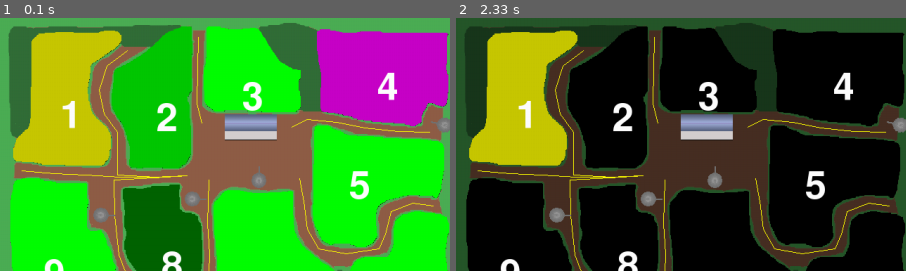
Above: before the commit, frames 1-2 (left to right).
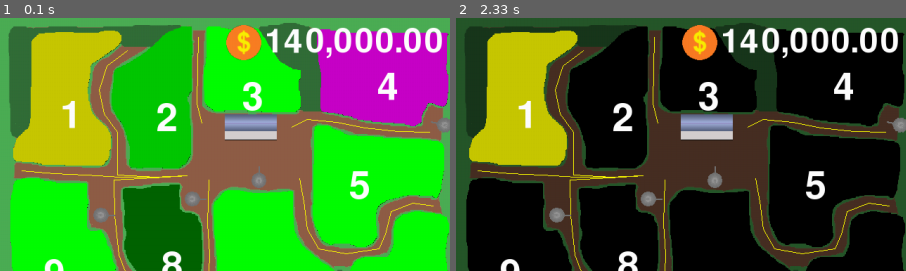
Above: after the commit, the same moments.

Repository: CaptainDeathead/Farm-CEO-ng
Game: pygame game, started from game/main.py
Same seed, same stepped clock (60 frames per second), same inputs: the game is played once before the commit and once after it.
Inputs (mouse positions are % of the whole screen's width and height, from its top left):
- Up to frame 1 (0.1 s): no input
- Up to frame 2 (2.33 s): press the mouse at (40, 64) at 0.37 s; move the mouse to (43, 43) at 0.47 s; release the mouse at (46, 23) at 0.6 s; press the mouse at (9, 37) at 0.7 s; move the mouse to (33, 54) at 0.8 s; release the mouse at (57, 71) at 0.93 s; click (27, 30) at 1.05 s; press the mouse at (24, 8) at 1.37 s; move the mouse to (36, 47) at 1.47 s; release the mouse at (48, 86) at 1.6 s; click (15, 8) at 1.72 s; click (26, 50) at 2.05 s
The pictures show only the part of the screen within x 50-100%, y 0-50%; the shares and areas given below are measured in that part.

The runs differ from the first frame. In frame 1, 2.9% of the frame differs, in the area x 50-99%, y 2-17%; in frame 2, 2.9%.

Commit message:
Added money ui

Diff:
--- a/game/farm_ceo.py
+++ b/game/farm_ceo.py
@@ -3,7 +3,7 @@
 
 from time import time
 
-from resource_manager import ResourceManager
+from resource_manager import ResourceManager, FontManager
 from save_manager import SaveManager
 
 from paddock_manager import PaddockManager
@@ -71,6 +71,28 @@
         self.screen.blit(self.active_surface, (self.x, self.y))
         self.screen.blit(self.paddocks_surface, (self.x, self.y))
 
+class HUD:
+    save_manager = SaveManager()
+
+    def __init__(self, game_surface: pg.Surface) -> None:
+        self.game_surface = game_surface
+
+        self.WIDTH = self.game_surface.width
+        self.HEIGHT = self.game_surface.height
+
+        self.money_icon = pg.transform.smoothscale(ResourceManager().load_image("Icons/currency.png"), (50, 50))
+        self.rebuild_money()
+
+    def rebuild_money(self) -> None:
+        self.money_text = ResourceManager().font_manager.get_sysfont(None, 70).render(f"{self.save_manager.money:,.2f}", True, (255, 255, 255))
+        self.money_surface = pg.Surface((self.money_icon.width + self.money_text.width + 10, max(self.money_icon.height, self.money_text.height)), pg.SRCALPHA)
+
+        self.money_surface.blit(self.money_icon, (0, 0))
+        self.money_surface.blit(self.money_text, (self.money_icon.width + 5, 0))
+
+    def draw(self) -> None:
+        self.game_surface.blit(self.money_surface, (self.WIDTH - self.money_surface.width - 10, 10))
+
 class FarmCEO:
     RESOURCE_MANAGER: ResourceManager = ResourceManager()
 
@@ -92,11 +114,15 @@
         self.save_manager: SaveManager = SaveManager()
         self.save_manager.init(self.map.map_cfg, self.shed.vehicles, self.shed.tools, self.shed.add_vehicle, self.shed.add_tool)
 
+        FontManager().init()
+
         self.paddock_manager: PaddockManager = PaddockManager()
         self.paddock_manager.init(self.screen, self.map.surface, self.map.paddocks_surface, self.save_manager.get_paddocks(), self.map.scale)
 
         self.sellpoint_manager = SellpointManager(self.game_surface, self.map.scale, self.save_manager.get_sellpoints())
         self.shed.set_silo(self.sellpoint_manager.silo)
+
+        self.hud = HUD(self.game_surface)
 
         self.time: float = self.save_manager.get_attr("time") # time / 24 = *n* days
         self.last_update_time = 0.0
@@ -173,6 +199,7 @@
         self.shed.render()
         self.sellpoint_manager.render_silos()
 
+        self.hud.draw()
         self.screen.blit(self.game_surface, (PANEL_WIDTH, 0))
 
     def ui_render(self) -> None:
--- a/game/farmceo_savegame.json
+++ b/game/farmceo_savegame.json
@@ -1 +1 @@
-{"map_name": "Green Spring", "money": 140000.0, "xp": 100.0, …(2519 unchanged characters)… fill": 0.0, "fillType": 0, "vehicleId": 2, "anims": {"empty": "Machinary/Tools/Tr …(1612 unchanged characters)…
+{"map_name": "Green Spring", "money": 140000.0, "xp": 100.0, …(2519 unchanged characters)… fill": 0.0, "fillType": 0, "vehicleId": -1, "anims": {"empty": "Machinary/Tools/Tr …(1612 unchanged characters)…
--- a/game/resource_manager.py
+++ b/game/resource_manager.py
@@ -8,6 +8,25 @@
 
 from json import loads, dumps, JSONDecodeError
 from typing import Tuple, Dict
+
+class FontManager:
+    def __new__(cls) -> None:
+        if not hasattr(cls, 'instance'):
+            cls.instance = super(FontManager, cls).__new__(cls)
+
+        return cls.instance
+
+    def init(self) -> None:
+        self.loaded_fonts = {}
+
+    def get_sysfont(self, name: str, size: int) -> pg.Font:
+        if self.loaded_fonts.get(name) is None:
+            self.loaded_fonts[name] = {}
+
+        if self.loaded_fonts[name].get(size) is None:
+            self.loaded_fonts[name][size] = pg.font.SysFont(name, size)
+
+        return self.loaded_fonts[name][size]
 
 class ResourceManager:
     """
@@ -23,6 +42,8 @@
     ASSETS_PATH: str = f"{PATH}/assets"
     DATA_PATH: str = f"{ASSETS_PATH}/Data"
     MAPS_PATH: str = f"{DATA_PATH}/Maps"
+
+    font_manager = FontManager()
 
     @staticmethod
     def _fmt_read_error(obj_type: str, obj_path: str, err_msg: str) -> str:
Binary file added: game/assets/Data/Sprites/game_icon.png
